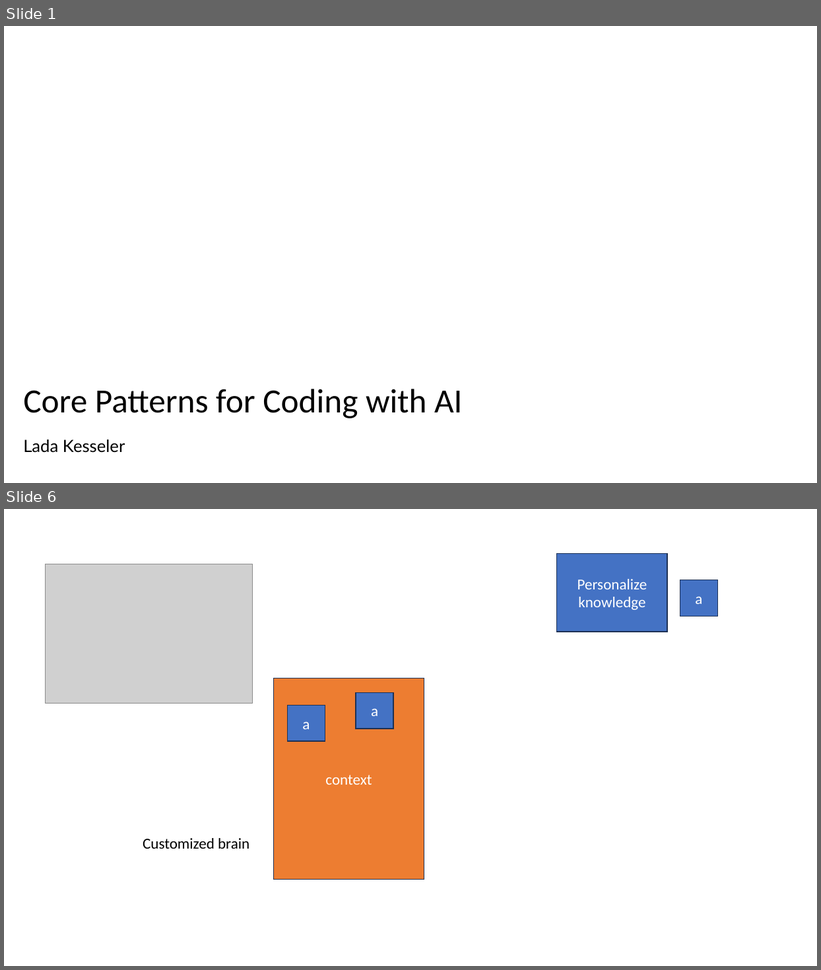
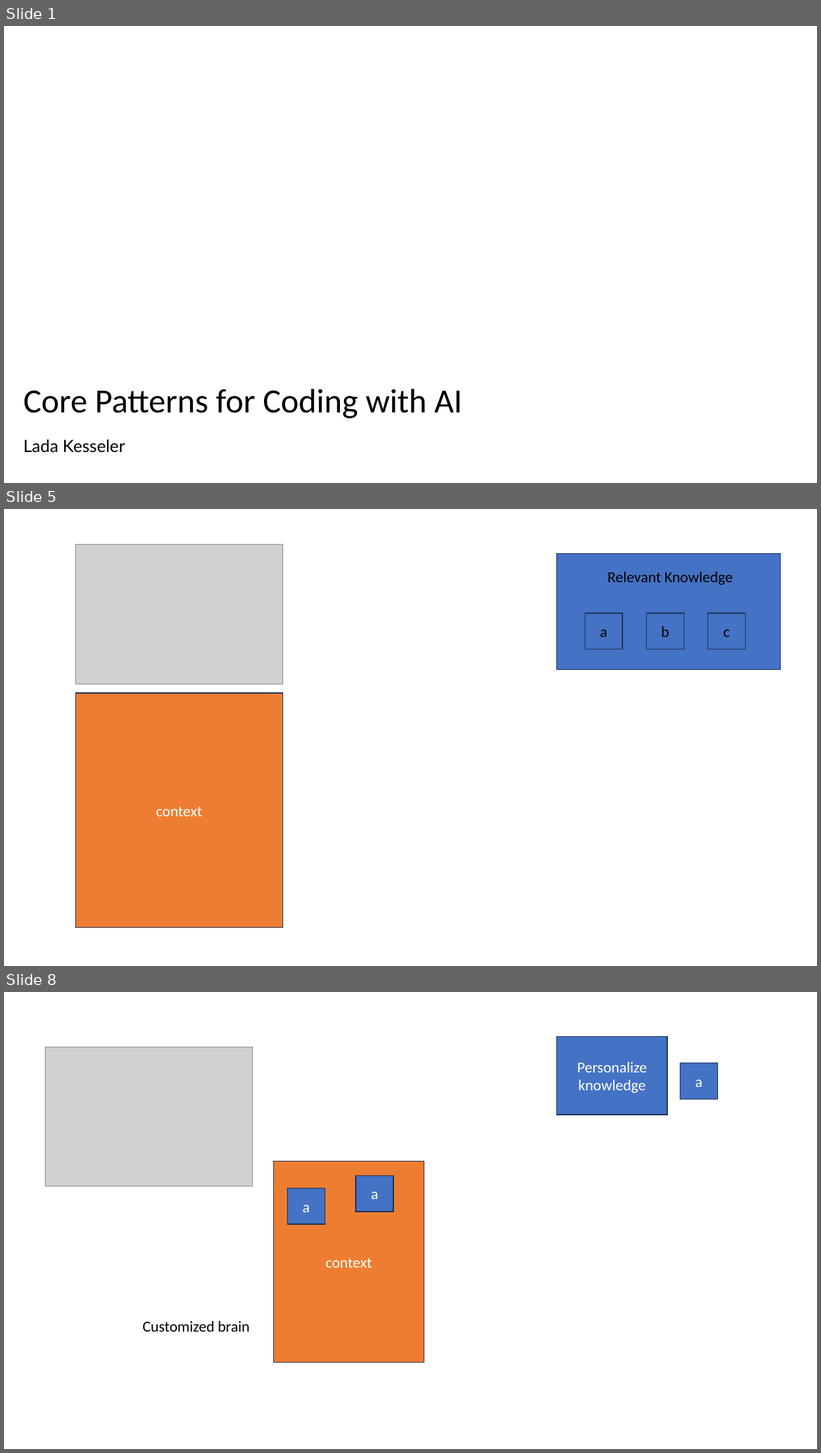
Before and after one commit to lexler/Talks, a slide deck: Slides/Core Patterns for Coding with AI.pptx. Shown one above the other, each under a label of ours: slides 1 and 6 before the commit, slides 1, 5 and 8 after it; the slides between them are not shown. The pictures are 821x970 and 821x1453 pixels, drawn with LibreOffice and Linux fonts; fonts in the diff are those of the drawing; grey boxes stand for pictures. Boxes give left, top, right and bottom in pixels: in the first picture for what was removed or moved away, otherwise in the second. Text is boxed around its words. In the diff, an @@ line names an element or a change of style, - is before the commit and + after.

```diff
--- a/Slides/Core Patterns for Coding with AI.pptx
+++ b/Slides/Core Patterns for Coding with AI.pptx
@@ slide 5 added at (4, 509, 817, 966), background #FFFFFF @@
@@ picture added at (75, 545, 283, 684) @@
@@ rectangle added at (557, 553, 781, 669), fill #4472C4, outline #1E3256 1 pt @@
@@ text added at (608, 572, 733, 585), 18 pt, text #000000 @@
+Relevant Knowledge
@@ rectangle added at (585, 613, 623, 650), fill #4472C4, outline #1E3256 1 pt, 18 pt, text #000000 @@
+a
@@ rectangle added at (646, 613, 684, 650), fill #4472C4, outline #1E3256 1 pt, 18 pt, text #000000 @@
+b
@@ rectangle added at (708, 613, 746, 650), fill #4472C4, outline #1E3256 1 pt, 18 pt, text #000000 @@
+c
@@ rectangle added at (75, 693, 283, 928), fill #ED7D31, outline #1E3256 1 pt, 18 pt, text #FFFFFF @@
+context
@@ what was slide 6 is now slide 8 @@
```
Also in this commit, not shown: 2 slides changed, 29 other slides added, 2 slides removed.
